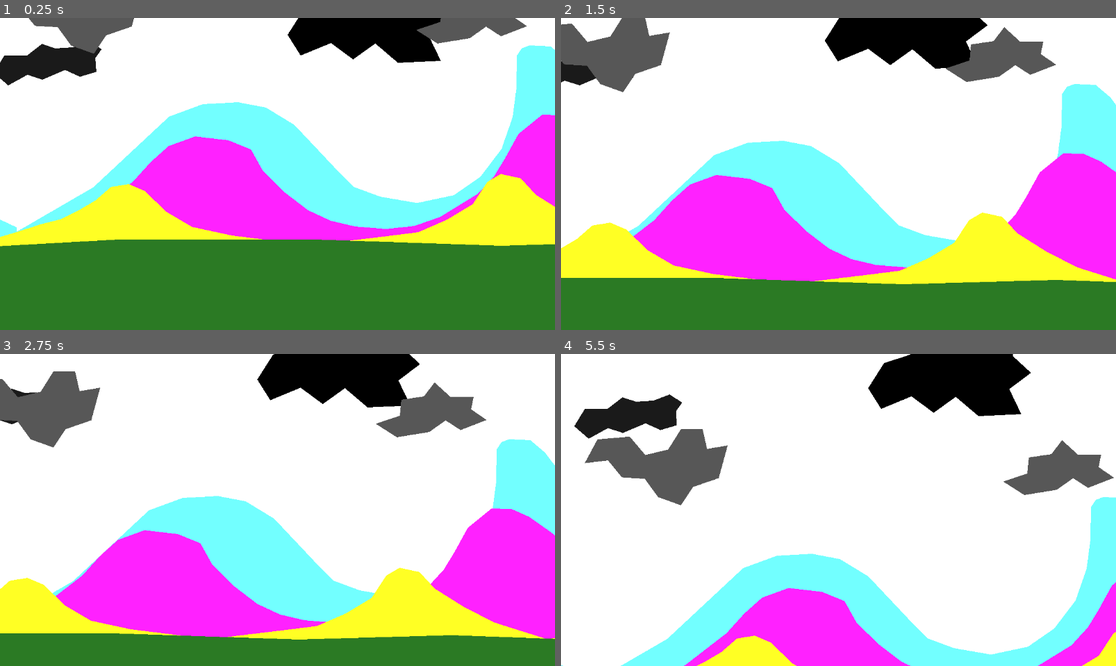
Above: before the commit, frames 1-4 (two rows, left to right).
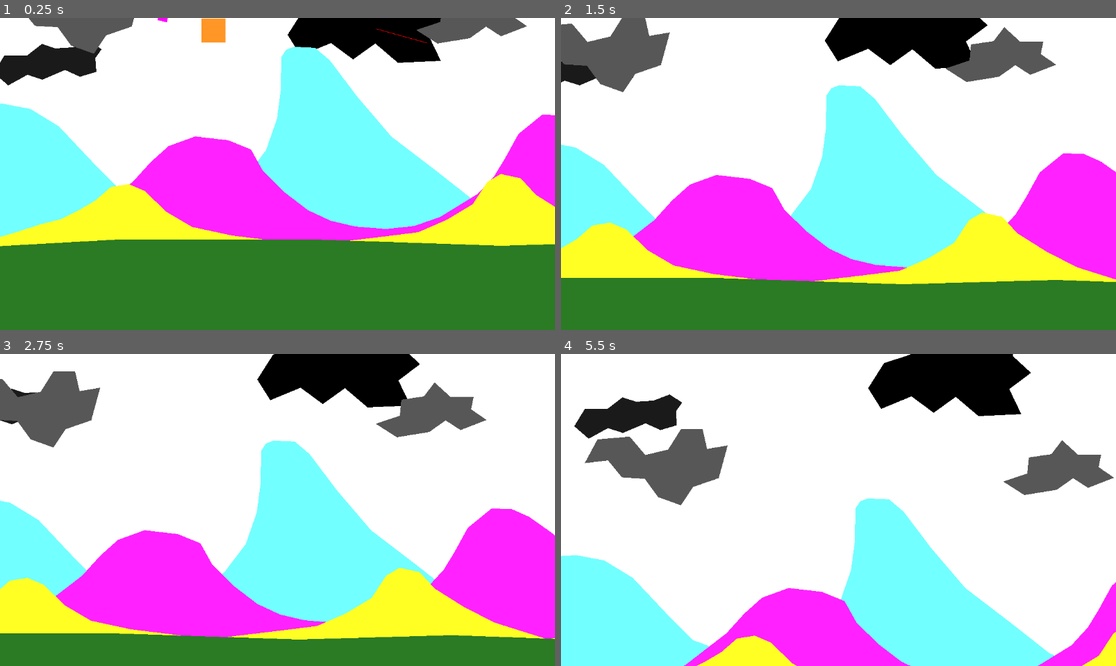
Above: after the commit, the same moments.

Repository: LoadShedding-Creator/Misinput
Game: Godot game, scene res://Main.tscn
Same seed, same stepped clock (60 frames per second), same inputs: the game is played once before the commit and once after it.
Inputs:
- Up to frame 1 (0.25 s): no input
- Up to frame 2 (1.5 s): tap Enter (ui_accept) at 0.5, 0.77 s; hold Right (ui_right) 0.53-1.28 s; hold Left (ui_left) from 1.28 s (still down)
- Up to frame 3 (2.75 s): tap Enter (ui_accept) at 1.52 s; release Left (ui_left) at 2.03 s; hold Right (ui_right) from 2.03 s (still down)
- Up to frame 4 (5.5 s): tap Enter (ui_accept) at 3.02, 3.77, 4.52 s; release Right (ui_right) at 3.53 s; hold Left (ui_left) from 3.53 s (still down)

The runs differ from the first frame. In frame 1, 18% of the frame differs, in the area x 0-100%, y 0-69%; in frame 2, 15%; in frame 3, 15%; in frame 4, 19%, in the area x 0-100%, y 45-100%.

Commit message:
added player and hammer to the main scene and slightly changed mountains ek weet nie eintlik hoekom ons engles praat nie kaf
e

Diff:
--- a/Main.tscn
+++ b/Main.tscn
@@ -1,7 +1,8 @@
-[gd_scene load_steps=3 format=3 uid="uid://ce4s6r5i0o1yt"]
+[gd_scene load_steps=4 format=3 uid="uid://ce4s6r5i0o1yt"]
 
 [ext_resource type="PackedScene" uid="uid://dbxckrfghx2ct" path="res://World.tscn" id="1_0e3td"]
 [ext_resource type="Script" path="res://camera_2d.gd" id="2_xvqob"]
+[ext_resource type="PackedScene" uid="uid://b871o6f6f4to8" path="res://Player.tscn" id="3_c2dpt"]
 
 [node name="Main" type="Node2D"]
 position = Vector2(576, 324)
@@ -10,3 +11,6 @@
 
 [node name="Camera2D" type="Camera2D" parent="."]
 script = ExtResource("2_xvqob")
+
+[node name="Player" parent="." instance=ExtResource("3_c2dpt")]
+position = Vector2(-130, -326)
--- a/Player.tscn
+++ b/Player.tscn
@@ -1,12 +1,13 @@
-[gd_scene load_steps=5 format=3 uid="uid://b871o6f6f4to8"]
+[gd_scene load_steps=6 format=3 uid="uid://b871o6f6f4to8"]
 
 [ext_resource type="Script" path="res://player.gd" id="1_3yvm4"]
 [ext_resource type="Script" path="res://line.gd" id="2_kctox"]
+[ext_resource type="Script" path="res://hammer.gd" id="2_phypj"]
 
 [sub_resource type="RectangleShape2D" id="RectangleShape2D_xvro7"]
+size = Vector2(50, 50)
 
 [sub_resource type="RectangleShape2D" id="RectangleShape2D_w7hpl"]
-size = Vector2(5, 5)
 
 [node name="Player" type="RigidBody2D"]
 position = Vector2(590, 230)
@@ -15,28 +16,11 @@
 [node name="Face" type="Node2D" parent="."]
 
 [node name="Polygon2D" type="Polygon2D" parent="Face"]
-color = Color(0, 0.505882, 1, 1)
-polygon = PackedVector2Array(-10, -10, -10, 10, 10, 10, 10, -10)
-
-[node name="Polygon2D2" type="Polygon2D" parent="Face"]
-position = Vector2(-3.5, -5)
-scale = Vector2(0.549999, 0.2)
-color = Color(0, 0, 0, 1)
-polygon = PackedVector2Array(-10, -10, -6.36365, 15, 2.72729, 5, 4.54553, -15)
-
-[node name="Polygon2D3" type="Polygon2D" parent="Face"]
-position = Vector2(6, -4)
-scale = Vector2(0.549999, 0.2)
-color = Color(0, 0, 0, 1)
-polygon = PackedVector2Array(-5.45459, -20, -10.9092, 5, 2.72729, 5, 3.63635, -10)
-
-[node name="Polygon2D4" type="Polygon2D" parent="Face"]
-position = Vector2(-3, 5)
-scale = Vector2(0.549999, 0.2)
-color = Color(1, 0, 0, 1)
-polygon = PackedVector2Array(-5.45459, -20, -10.9092, 5, 21.8181, 10, 3.63635, -10)
+color = Color(1, 0.588866, 0.152702, 1)
+polygon = PackedVector2Array(-25, -25, -25, 25, 25, 25, 25, -25)
 
 [node name="CollisionShape2D" type="CollisionShape2D" parent="."]
+visible = false
 shape = SubResource("RectangleShape2D_xvro7")
 
 [node name="Camera2D" type="Camera2D" parent="."]
@@ -44,6 +28,7 @@
 
 [node name="Hammer" type="RigidBody2D" parent="."]
 position = Vector2(-108, -5)
+script = ExtResource("2_phypj")
 
 [node name="CollisionShape2D" type="CollisionShape2D" parent="Hammer"]
 shape = SubResource("RectangleShape2D_w7hpl")
@@ -52,10 +37,10 @@
 position = Vector2(1, 0)
 color = Color(1, 0, 1, 1)
 offset = Vector2(-0.5, -0.5)
-polygon = PackedVector2Array(-3, -2, 2, -2, 2, 3, -3, 3)
+polygon = PackedVector2Array(-10.5, -9.5, 9.5, -9.5, 9.5, 10.5, -10.5, 10.5)
 
 [node name="Line2D" type="Line2D" parent="."]
-points = PackedVector2Array(0, 0, 0, 0)
+points = PackedVector2Array(64.1, 0, 0, 0)
 width = 1.0
 default_color = Color(1, 0, 0, 1)
 begin_cap_mode = 2
@@ -63,7 +48,9 @@
 antialiased = true
 script = ExtResource("2_kctox")
 node_a_path = NodePath("..")
+node_b_path = NodePath("../Hammer")
 
 [node name="PinJoint2D" type="PinJoint2D" parent="."]
 node_a = NodePath("..")
+node_b = NodePath("../Hammer")
 bias = 0.9
--- a/World.tscn
+++ b/World.tscn
@@ -1,24 +1,27 @@
-[gd_scene load_steps=3 format=3 uid="uid://dbxckrfghx2ct"]
+[gd_scene load_steps=4 format=3 uid="uid://dbxckrfghx2ct"]
 
 [ext_resource type="PackedScene" uid="uid://crq0s54sf8dxg" path="res://platform.tscn" id="4_cimb8"]
 
 [sub_resource type="Environment" id="Environment_ox3x6"]
 
+[sub_resource type="RectangleShape2D" id="RectangleShape2D_vm3fk"]
+size = Vector2(1913, 162)
+
 [node name="World" type="Node2D"]
 
 [node name="Platform" parent="." instance=ExtResource("4_cimb8")]
 visible = false
-position = Vector2(99, -55)
+position = Vector2(574, 344)
 scale = Vector2(1.15171, 8.35601)
 
 [node name="Platform2" parent="." instance=ExtResource("4_cimb8")]
 visible = false
-position = Vector2(-149, 20)
+position = Vector2(326, 419)
 scale = Vector2(80.6727, 0.826796)
 
 [node name="Platform3" parent="." instance=ExtResource("4_cimb8")]
 visible = false
-position = Vector2(-19, -55)
+position = Vector2(456, 344)
 rotation = -0.633929
 scale = Vector2(13.5189, -0.384159)
 
@@ -26,7 +29,7 @@
 visible = false
 modulate = Color(0.215964, 0.117253, 0.0252319, 1)
 self_modulate = Color(0.681424, 0.738185, 0.964069, 1)
-position = Vector2(-91, 525)
+position = Vector2(911, 979)
 scale = Vector2(100, 50)
 
 [node name="WorldEnvironment" type="WorldEnvironment" parent="."]
@@ -34,45 +37,52 @@
 
 [node name="ParallaxBackground" type="ParallaxBackground" parent="WorldEnvironment"]
 
-[node name="ParalaxGround" type="ParallaxLayer" parent="WorldEnvironment/ParallaxBackground"]
+[node name="ParallaxGround" type="ParallaxLayer" parent="WorldEnvironment/ParallaxBackground"]
 z_index = 10
 position = Vector2(-152, 14)
 motion_mirroring = Vector2(3245.95, 0)
 
-[node name="Polygon2D" type="Polygon2D" parent="WorldEnvironment/ParallaxBackground/ParalaxGround"]
+[node name="StaticBody2D" type="StaticBody2D" parent="WorldEnvironment/ParallaxBackground/ParallaxGround"]
+
+[node name="Polygon2D" type="Polygon2D" parent="WorldEnvironment/ParallaxBackground/ParallaxGround/StaticBody2D"]
 color = Color(0.171045, 0.480773, 0.144513, 1)
 polygon = PackedVector2Array(148, 460, 399, 446, 805, 446, 1192, 459, 1510, 450, 1846, 462, 2231, 459, 2588, 449, 2927, 452, 3304, 452, 3300, 667, -18, 667, -19, 452, 65, 451)
 
-[node name="ParalaxMountain1" type="ParallaxLayer" parent="WorldEnvironment/ParallaxBackground"]
+[node name="CollisionShape2D" type="CollisionShape2D" parent="WorldEnvironment/ParallaxBackground/ParallaxGround/StaticBody2D"]
+position = Vector2(937.5, 589)
+shape = SubResource("RectangleShape2D_vm3fk")
+
+[node name="YellowMountain" type="ParallaxLayer" parent="WorldEnvironment/ParallaxBackground"]
 position = Vector2(-152, 14)
 motion_scale = Vector2(0.5, 1)
 motion_mirroring = Vector2(1441.68, 0)
 
-[node name="Polygon2D" type="Polygon2D" parent="WorldEnvironment/ParallaxBackground/ParalaxMountain1"]
+[node name="Polygon2D" type="Polygon2D" parent="WorldEnvironment/ParallaxBackground/YellowMountain"]
 position = Vector2(1300, 721.135)
 scale = Vector2(2.7, 1.71)
 color = Color(1, 1, 0.145098, 1)
+antialiased = true
 polygon = PackedVector2Array(-499.259, -146.278, -435.556, -159.143, -414.074, -169.085, -393.333, -179.611, -378.519,  …(400 unchanged characters)…
 
-[node name="Paralaxmountain2" type="ParallaxLayer" parent="WorldEnvironment/ParallaxBackground"]
+[node name="PurpleMountain" type="ParallaxLayer" parent="WorldEnvironment/ParallaxBackground"]
 position = Vector2(-17, -3)
 motion_scale = Vector2(0.25, 1)
 motion_mirroring = Vector2(1525.31, 0)
 
-[node name="Polygon2D" type="Polygon2D" parent="WorldEnvironment/ParallaxBackground/Paralaxmountain2"]
+[node name="Polygon2D" type="Polygon2D" parent="WorldEnvironment/ParallaxBackground/PurpleMountain"]
 z_index = -5
 position = Vector2(785, 472.135)
 color = Color(1, 0.133333, 1, 1)
 polygon = PackedVector2Array(-806, 11, -579, -62, -492, -129.135, -455, -170.135, -418, -203.135, -363, -223.135, -294, …(317 unchanged characters)…
 
-[node name="ParalaxMountain3" type="ParallaxLayer" parent="WorldEnvironment/ParallaxBackground"]
+[node name="BlueMountain" type="ParallaxLayer" parent="WorldEnvironment/ParallaxBackground"]
 position = Vector2(4, -12)
 motion_scale = Vector2(0.1, 1)
 motion_mirroring = Vector2(1561.06, 0)
 
-[node name="Polygon2D" type="Polygon2D" parent="WorldEnvironment/ParallaxBackground/ParalaxMountain3"]
+[node name="Polygon2D" type="Polygon2D" parent="WorldEnvironment/ParallaxBackground/BlueMountain"]
 z_index = -10
-position = Vector2(1300, 721.135)
+position = Vector2(811, 724)
 scale = Vector2(2.46225, 1.70996)
 color = Color(0.447059, 1, 1, 1)
 polygon = PackedVector2Array(-451, -209, -530, -143, -363, -136, -197, -134, -72.0522, -136.231, -29, -137, 119, -134,  …(466 unchanged characters)…
--- a/hammer.gd
+++ b/hammer.gd
@@ -7,7 +7,7 @@
 
 func _ready():
 # Get the center node
-	center_node = get_node(center_position) as RigidBody2D
+	center_node = get_parent() as RigidBody2D
 
 func _integrate_forces(state):
 # Calculate distance and direction from the center
